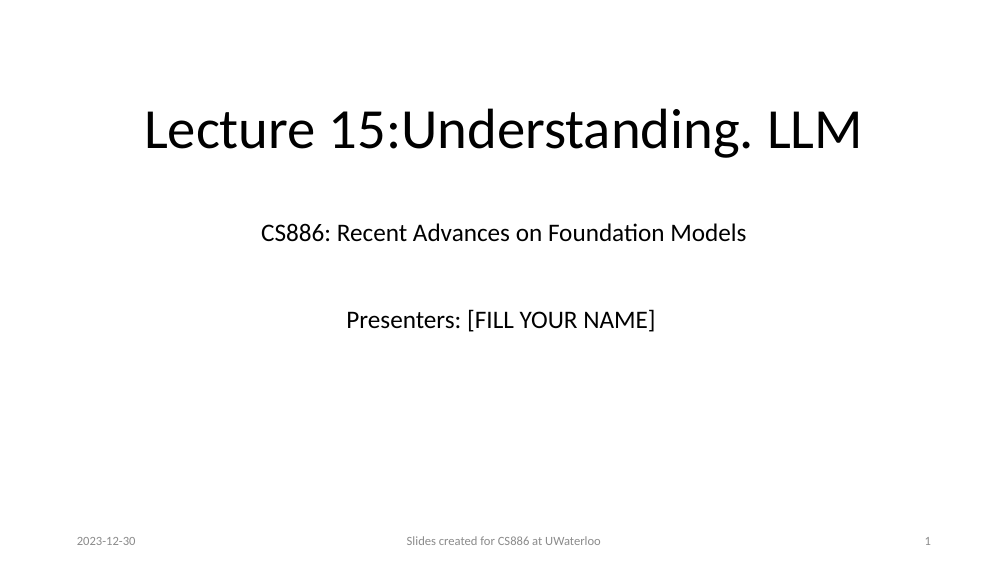
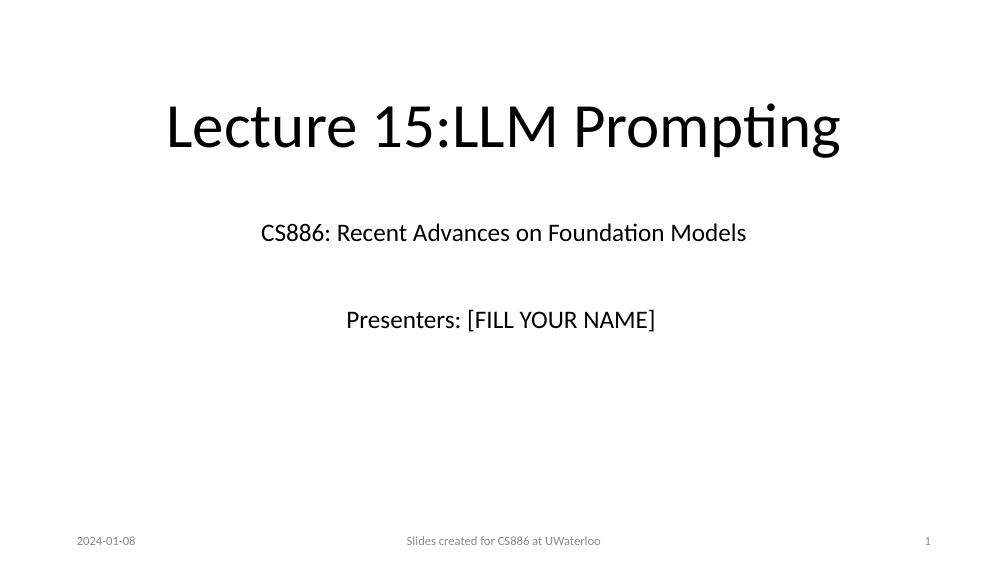
Before and after one commit to wenhuchen/CS886, a slide deck: slide 1 of L15.pptx. Drawn at 1008x567 pixels with LibreOffice and Linux fonts; fonts in the diff are those of the drawing; background and template pictures are left out. Boxes give left, top, right and bottom in pixels: in the first picture for what was removed or moved away, otherwise in the second. Text is boxed around its words. In the diff, an @@ line names an element or a change of style, - is before the commit and + after.

```diff
--- a/L15.pptx
+++ b/L15.pptx
@@ title at (167, 103, 841, 158): text changed; size 54 to 60 pt @@
-Lecture 15:Understanding. LLM
+Lecture 15:LLM Prompting
@@ text at (77, 536, 136, 545): text changed @@
-2023-12-30
+2024-01-08
```
Also in this commit, not shown: 1 other slide changed, 5 other files.
